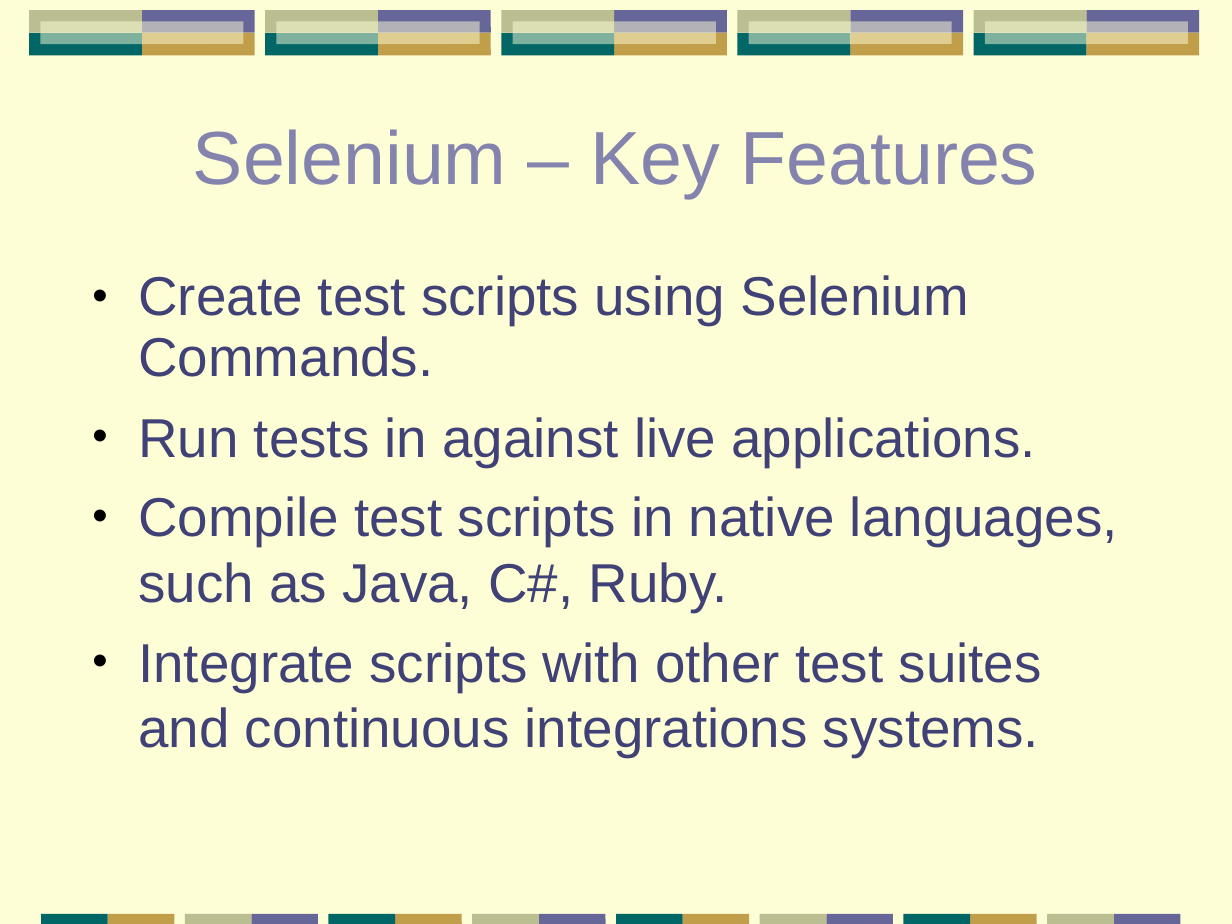
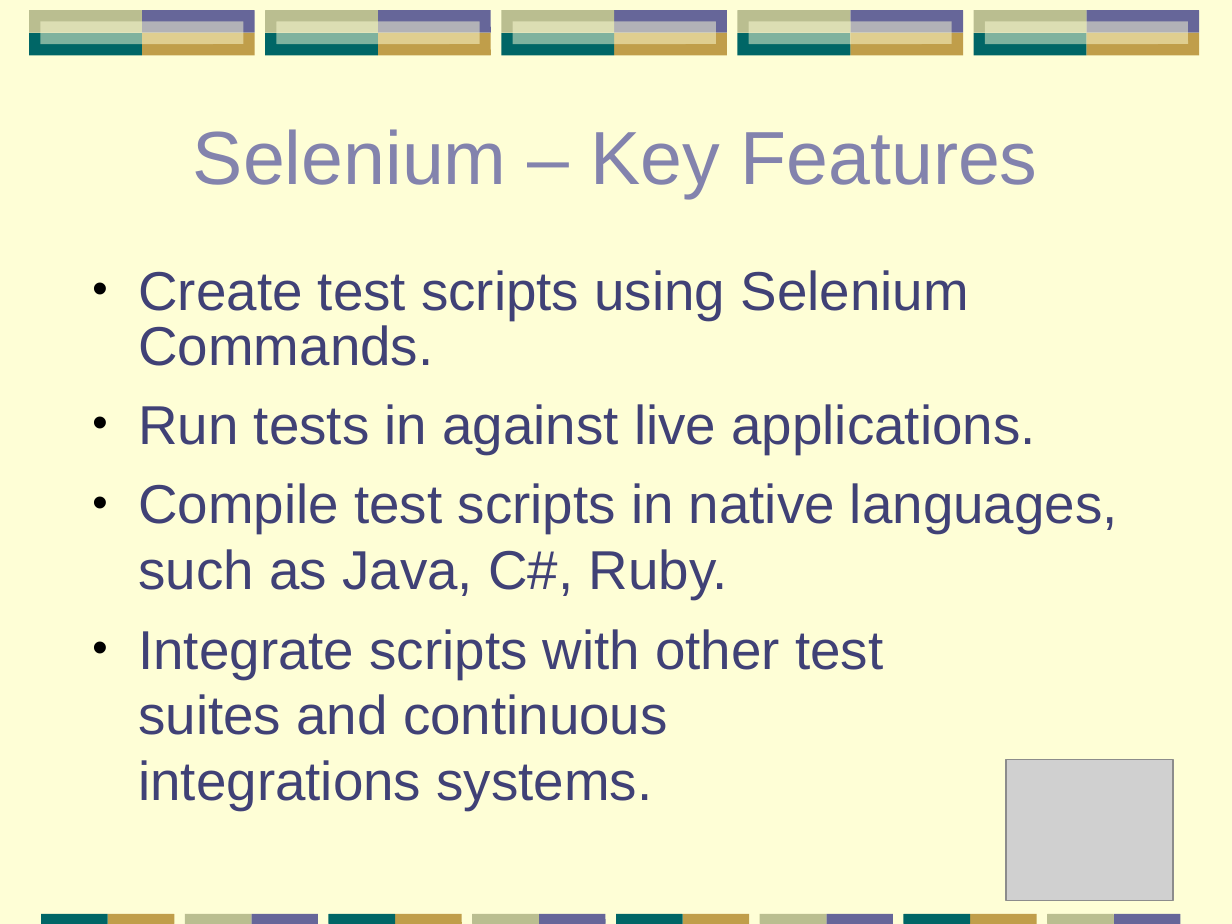
Before and after one commit to papuapost/yazaar, a slide deck: slide 42 of articles/testing-tools/testing-apps.ppt (slide 35 before the commit). Drawn at 1232x924 pixels with LibreOffice and Linux fonts; fonts in the diff are those of the drawing; grey boxes stand for pictures. Boxes give left, top, right and bottom in pixels: in the first picture for what was removed or moved away, otherwise in the second. Text is boxed around its words. In the diff, an @@ line names an element or a change of style, - is before the commit and + after.

```diff
--- a/articles/testing-tools/testing-apps.ppt
+++ b/articles/testing-tools/testing-apps.ppt
@@ text at [138, 270, 969, 366]: line spacing 0.93 to 0.83 @@
@@ picture added at [1007, 760, 1173, 902] @@
```
Also in this commit, not shown: 20 other slides changed, 12 slides added, 4 slides removed, 1 other file.
